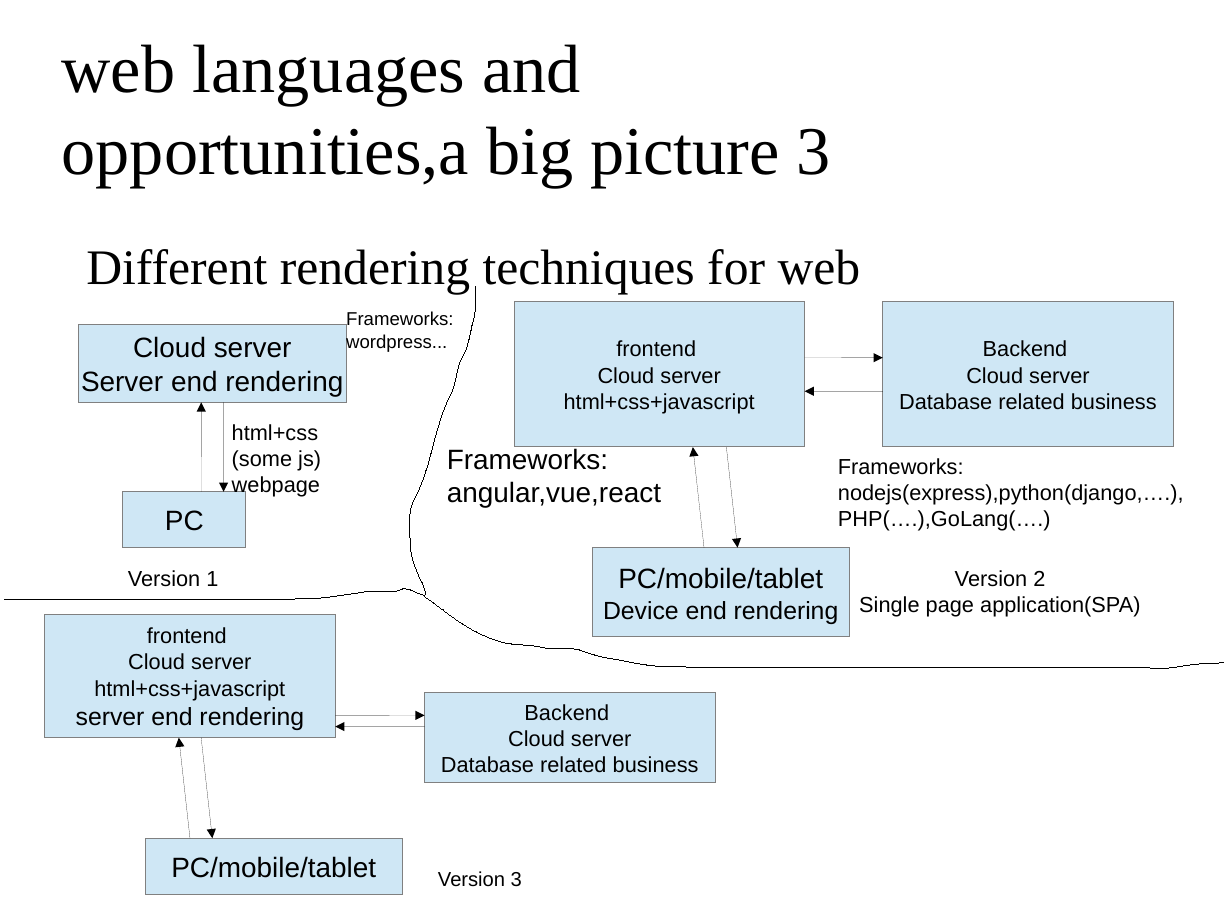
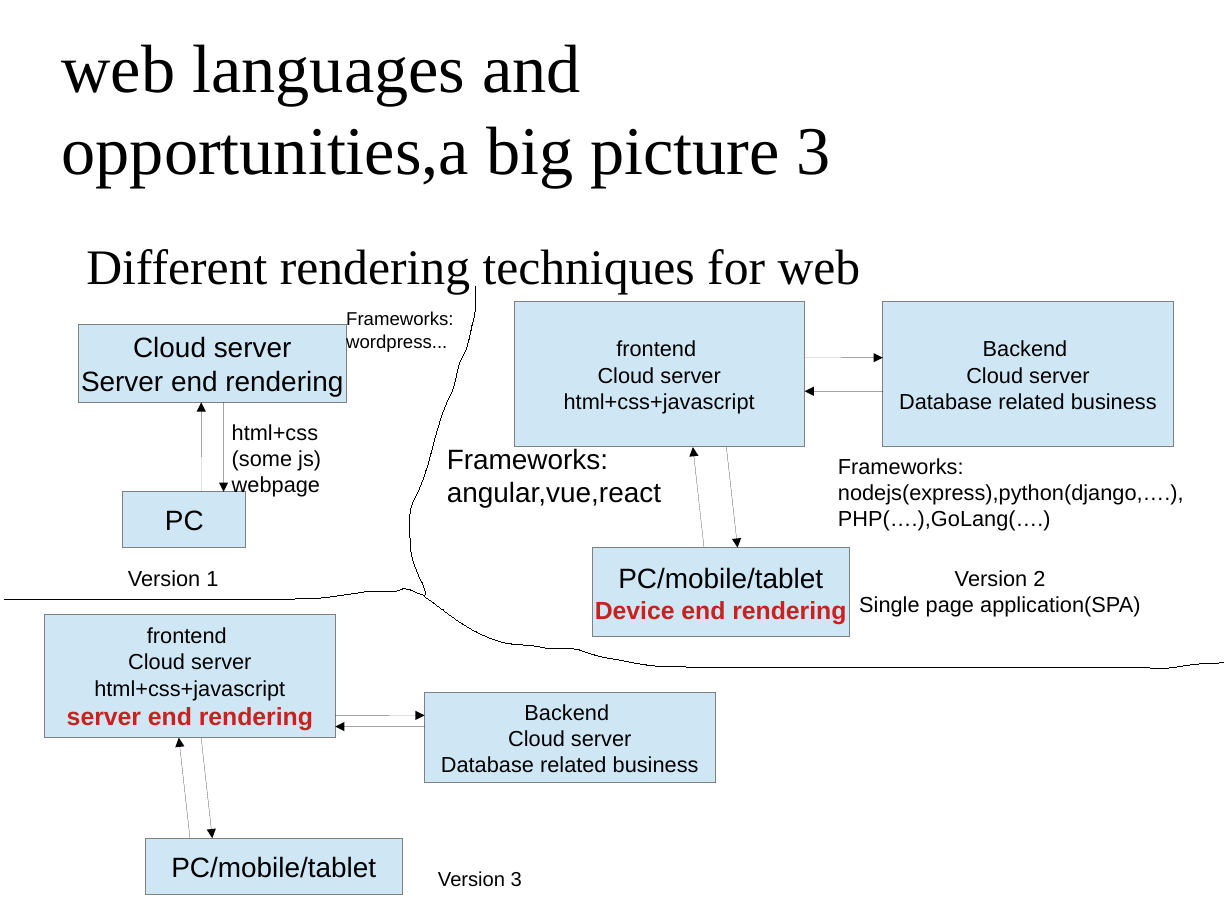
Before and after one commit to brianwchh/web3-full-stack-design-tutorial, a slide deck: slide 7 of 01-course_intro/slice/01 - course intro.odp. Drawn at 1232x924 pixels with LibreOffice and Linux fonts; fonts in the diff are those of the drawing; background and template pictures are left out. Boxes give left, top, right and bottom in pixels: in the first picture for what was removed or moved away, otherwise in the second. Text is boxed around its words. In the diff, an @@ line names an element or a change of style, - is before the commit and + after.

```diff
--- a/01-course_intro/slice/01 - course intro.odp
+++ b/01-course_intro/slice/01 - course intro.odp
@@ text in rectangle at (595, 601, 846, 625): text colour #000000 to #C9211E, bold on in "Device end rendering" @@
@@ text in rectangle at (67, 707, 313, 731): text colour #000000 to #C9211E, bold on in "server end rendering" @@
```
Also in this commit, not shown: 2 other files.
